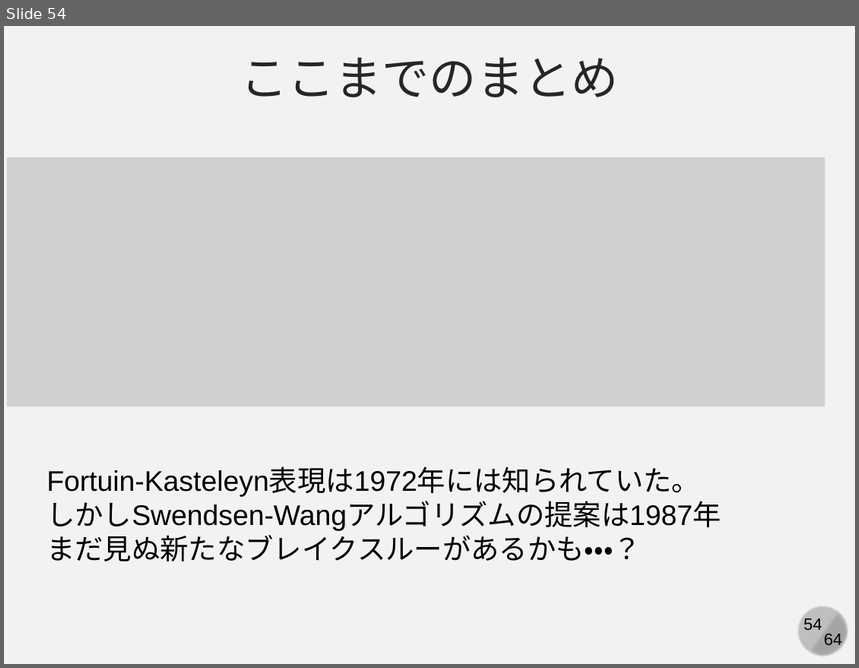
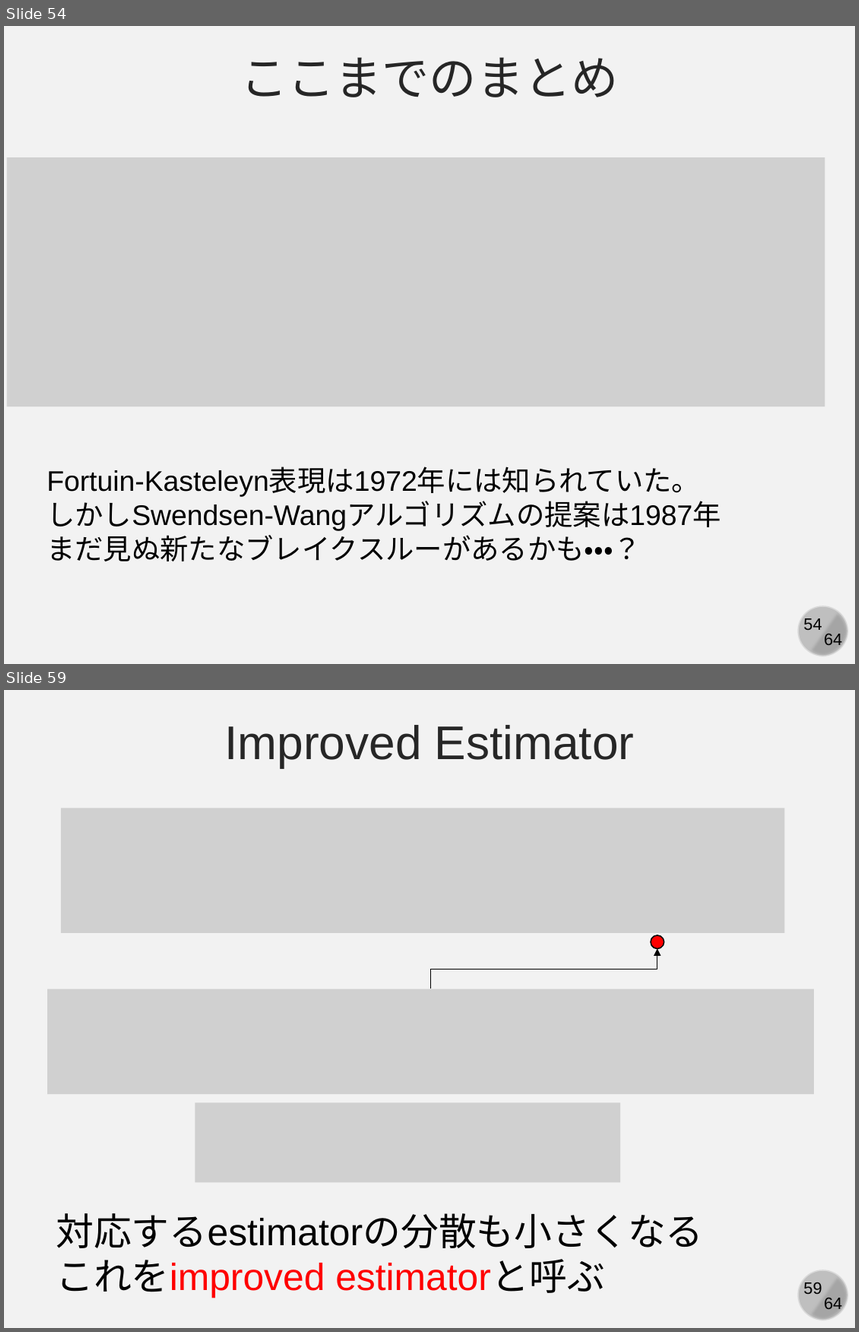
Before and after one commit to kaityo256/simulation_engineering, a slide deck: 04_mc_advanced/simulation04.pptx. Shown one above the other, each under a label of ours: slide 54 before the commit, slides 54 and 59 after it; the slides between them are not shown. The pictures are 859x668 and 859x1332 pixels, drawn with LibreOffice and Linux fonts; fonts in the diff are those of the drawing; grey boxes stand for pictures. Boxes give left, top, right and bottom in pixels: in the first picture for what was removed or moved away, otherwise in the second. Text is boxed around its words. In the diff, an @@ line names an element or a change of style, - is before the commit and + after.

```diff
--- a/04_mc_advanced/simulation04.pptx
+++ b/04_mc_advanced/simulation04.pptx
@@ slide 59 added at <box>4,690,855,1328</box>, background #F2F2F2; not listed: 4 template elements that a slide beside it also shows @@
@@ text added at <box>225,725,635,768</box>, 40 pt, text #262626 @@
+Improved Estimator
@@ picture added at <box>61,809,785,933</box> @@
@@ ellipse added at <box>651,935,664,948</box>, fill #FF0000, outline #000000 1 pt @@
@@ elbow arrow added from (430, 989) to (658, 948), #000000 0.5 pt @@
@@ picture added at <box>47,989,814,1094</box> @@
@@ picture added at <box>195,1103,620,1182</box> @@
@@ text added at <box>56,1214,703,1299</box>, 32 pt, text #000000 @@
+対応するestimatorの分散も小さくなる
+これをimproved estimatorと呼ぶ
```
Also in this commit, not shown: 14 other slides added, 1 slide removed, 1 other file.
